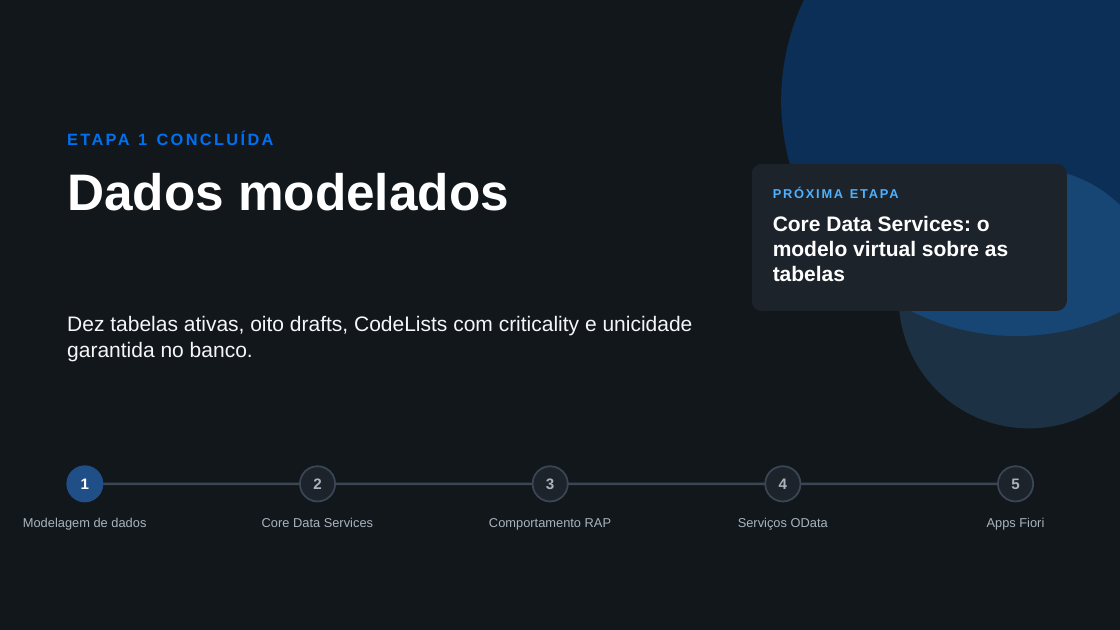
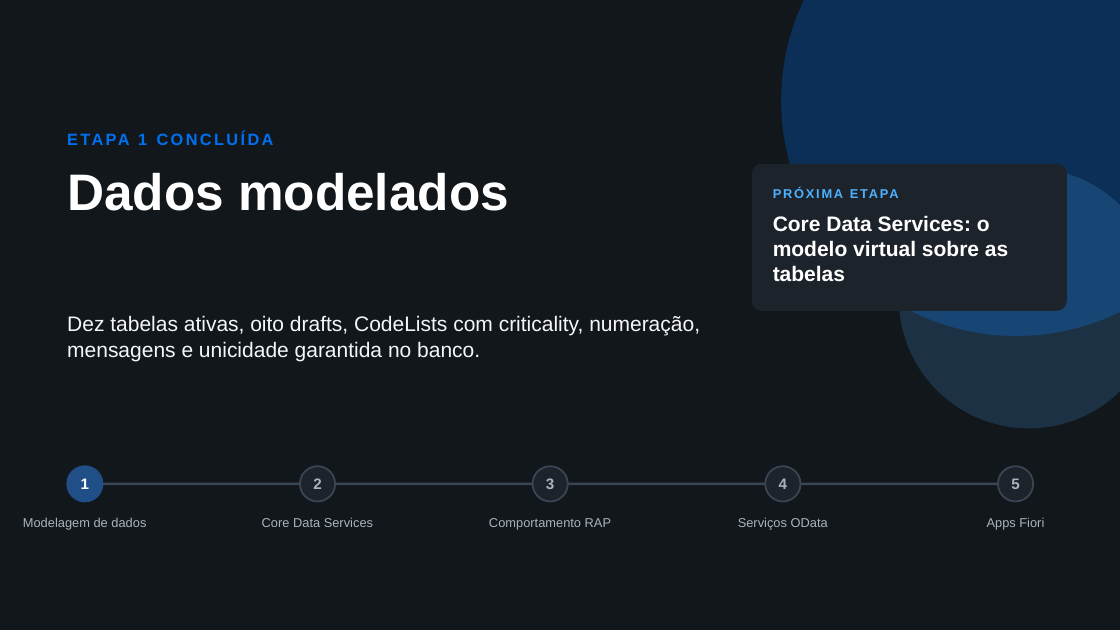
Before and after one commit to AdrianoBispo/sap-abap-rap-pedidos-de-compras-app, a slide deck: slide 31 of docs/apresentacoes/01-modelagem-de-dados.pptx (slide 12 before the commit). Drawn at 1120x630 pixels with LibreOffice and Linux fonts; fonts in the diff are those of the drawing. Boxes give left, top, right and bottom in pixels: in the first picture for what was removed or moved away, otherwise in the second. Text is boxed around its words. In the diff, an @@ line names an element or a change of style, - is before the commit and + after.

```diff
--- a/docs/apresentacoes/01-modelagem-de-dados.pptx
+++ b/docs/apresentacoes/01-modelagem-de-dados.pptx
@@ text at [67,315,700,361]: text changed @@
-Dez tabelas ativas, oito drafts, CodeLists com criticality e unicidade garantida no banco.
+Dez tabelas ativas, oito drafts, CodeLists com criticality, numeração, mensagens e unicidade garantida no banco.
```
Also in this commit, not shown: 2 other slides changed, 20 slides added, 1 slide removed, 1 other file.
